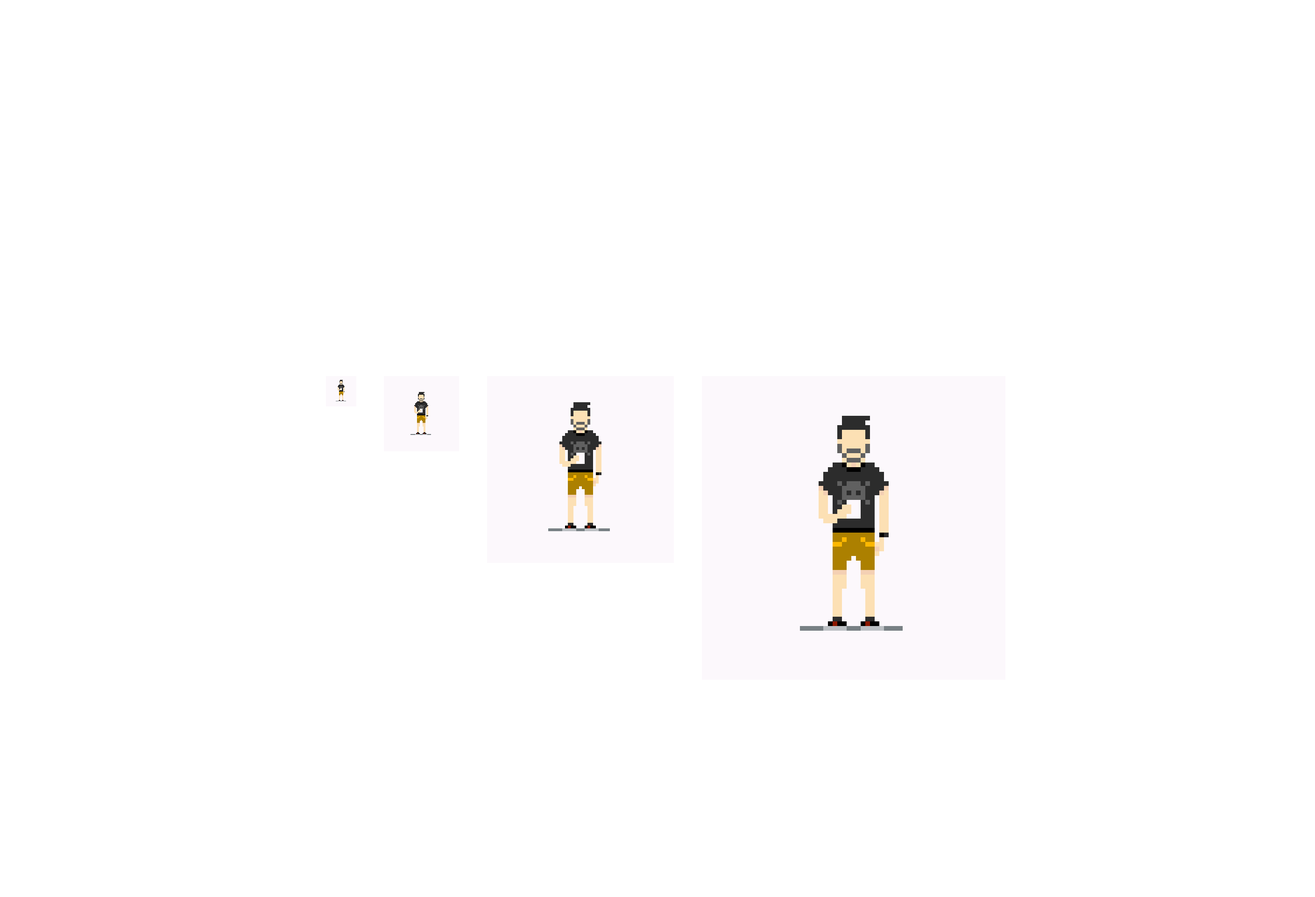
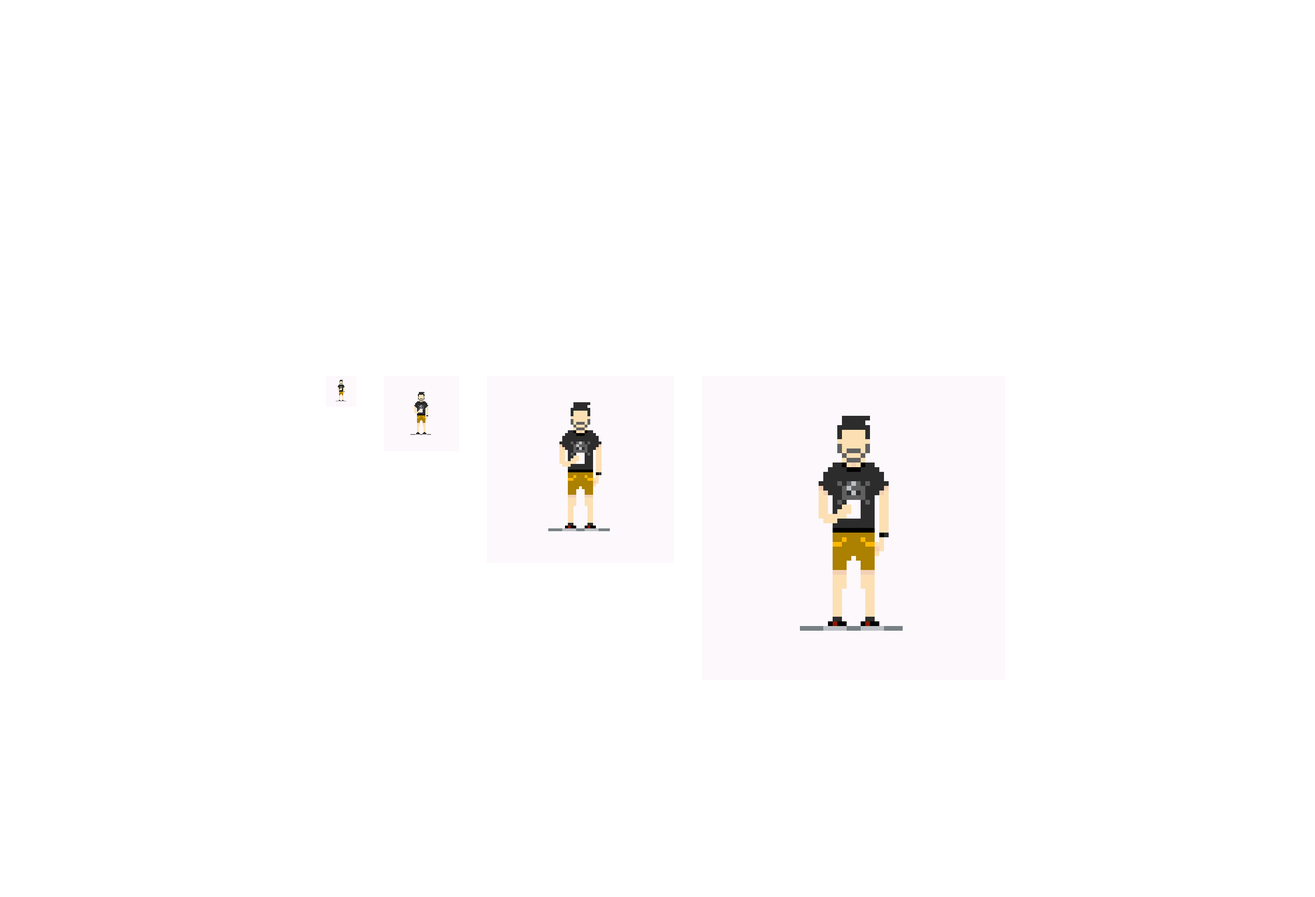
Layered file, before and after one edit (w=1315, h=897). Changes by layer:
painted on "avatar" (3rd of 4, in "twitter") over (576, 441, 582, 450)
painted on "avatar" (4th of 4, in "10x") over (846, 481, 857, 496)
